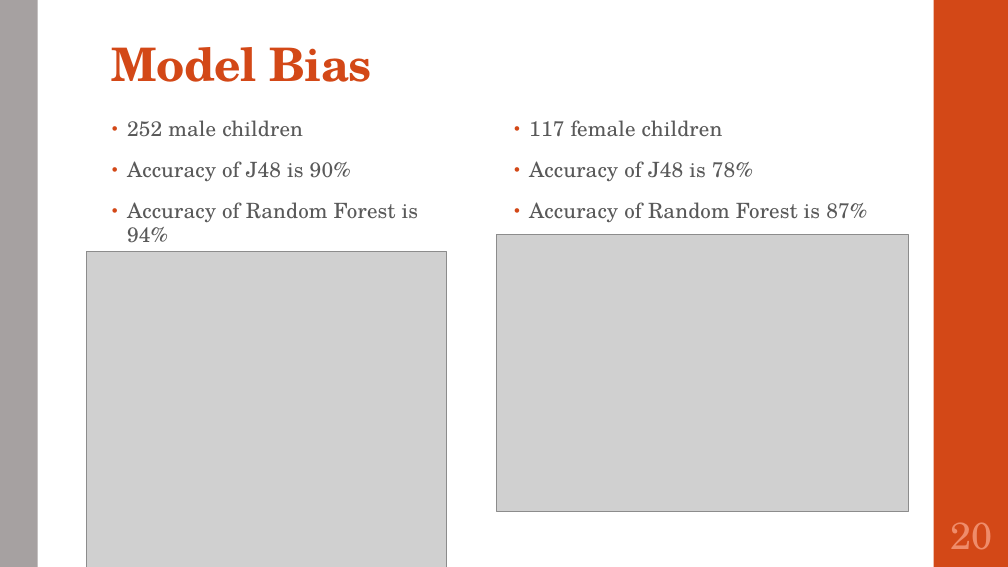
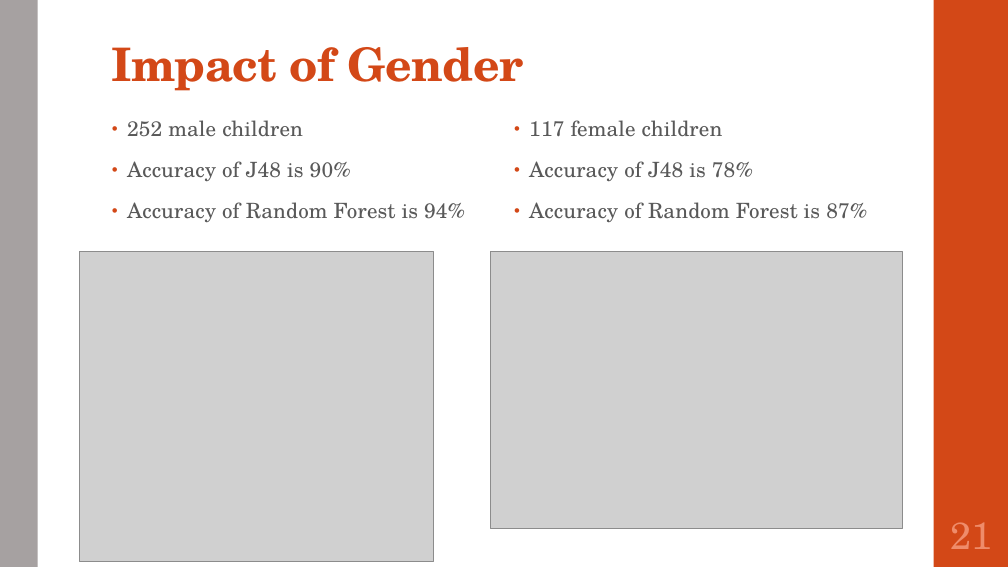
Before and after one commit to SirichandanaSambatur/CADDC, a slide deck: slide 21 of FinalReport.pptx (slide 20 before the commit). Drawn at 1008x567 pixels with LibreOffice and Linux fonts; fonts in the diff are those of the drawing; grey boxes stand for pictures. Boxes give left, top, right and bottom in pixels: in the first picture for what was removed or moved away, otherwise in the second. Text is boxed around its words. In the diff, an @@ line names an element or a change of style, - is before the commit and + after.

```diff
--- a/FinalReport.pptx
+++ b/FinalReport.pptx
@@ title at (x1=112, y1=47, x2=523, y2=91): text changed @@
-Model Bias
+Impact of Gender
@@ text "252 male children" rewrapped from (x1=127, y1=120, x2=418, y2=243) to (x1=127, y1=120, x2=465, y2=222) @@
@@ picture resized from (x1=86, y1=252, x2=447, y2=567) to (x1=79, y1=252, x2=434, y2=562) @@
@@ picture moved from (x1=496, y1=234, x2=908, y2=511) to (x1=491, y1=252, x2=903, y2=529) @@
@@ page number at (x1=950, y1=522, x2=992, y2=549): text changed @@
-20
+21
```
Also in this commit, not shown: 23 other slides changed, 3 slides added, 2 slides removed.
